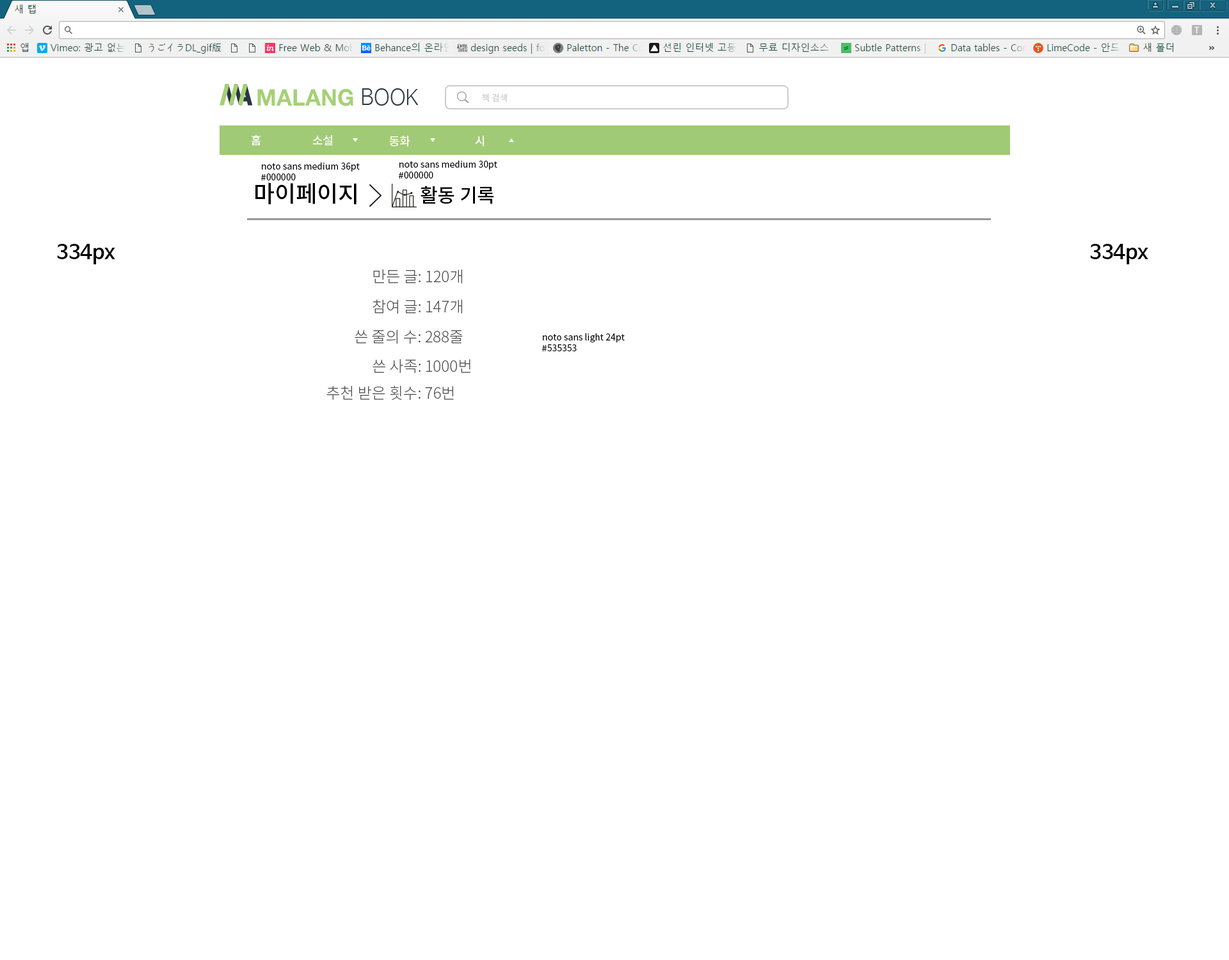
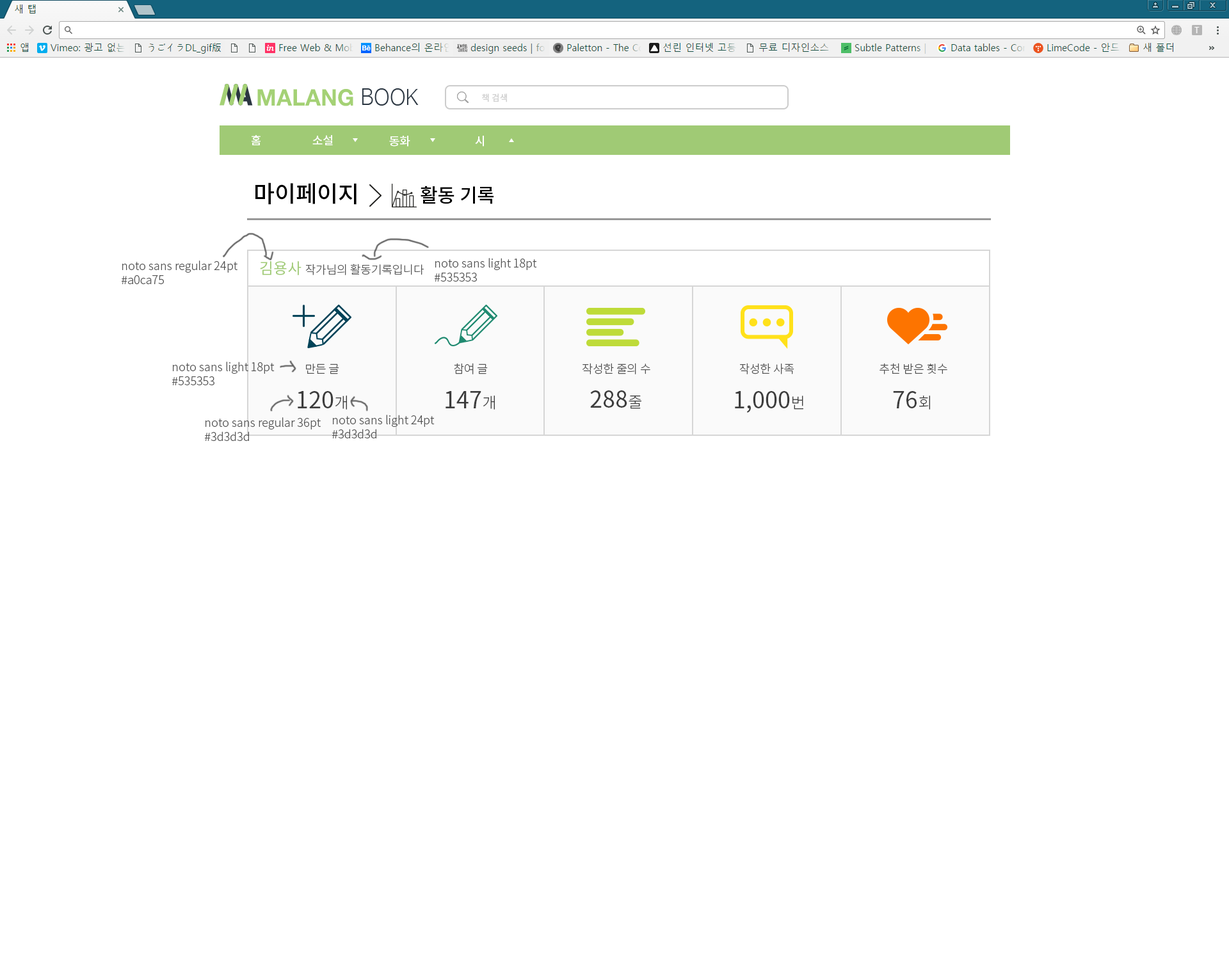
Revision of a layered (1229, 960) image; what changed, layer by layer:
added layer "noto sans light 24pt #3d3d3d" above "noto sans regular 36pt #3d3d3d" over [332, 414, 435, 439]
added layer "noto sans regular 36pt #3d3d3d" above "noto sans light 18pt #535353 복사" over [204, 417, 321, 441]
added layer "noto sans light 18pt #535353 복사" above "noto sans light 18pt #535353" over [172, 361, 275, 386]
renamed "noto sans medium 30pt #000000" to "noto sans light 18pt #535353", painted on it over [398, 159, 537, 282]
renamed "noto sans medium 36pt #000000" to "noto sans regular 24pt #a0ca75", painted on it over [121, 161, 360, 285]
removed layer "334px 복사" over [1089, 243, 1149, 265]
removed layer "334px" over [56, 243, 116, 265]
removed layer "Malang-Book_Mypage_activitilog" (1st of 2) over [56, 159, 1149, 441]
removed layer "Malang-Book_Mypage_activitilog" (2nd of 2) over [56, 159, 1149, 441]
renamed "noto sans light 24pt #535353" to "Malang-Book_Mypage_activitilog", moved it above "배경", painted on it over [56, 159, 1149, 441]
added layer "배경" over [56, 159, 1149, 441]
